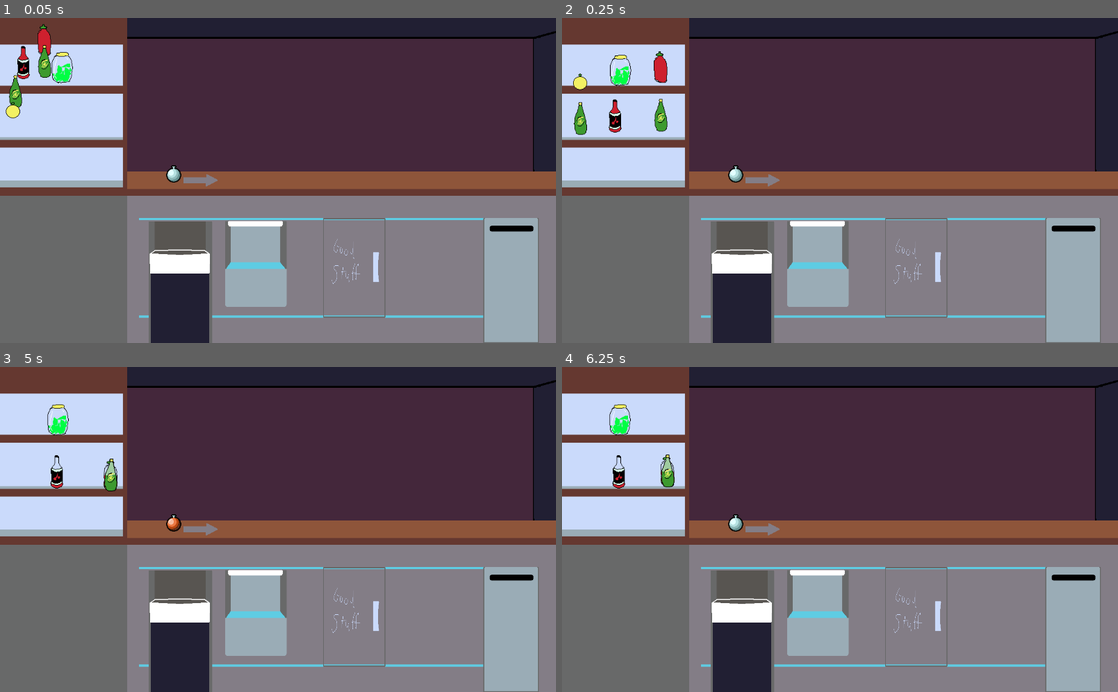
Above: before the commit, frames 1-4 (two rows, left to right).
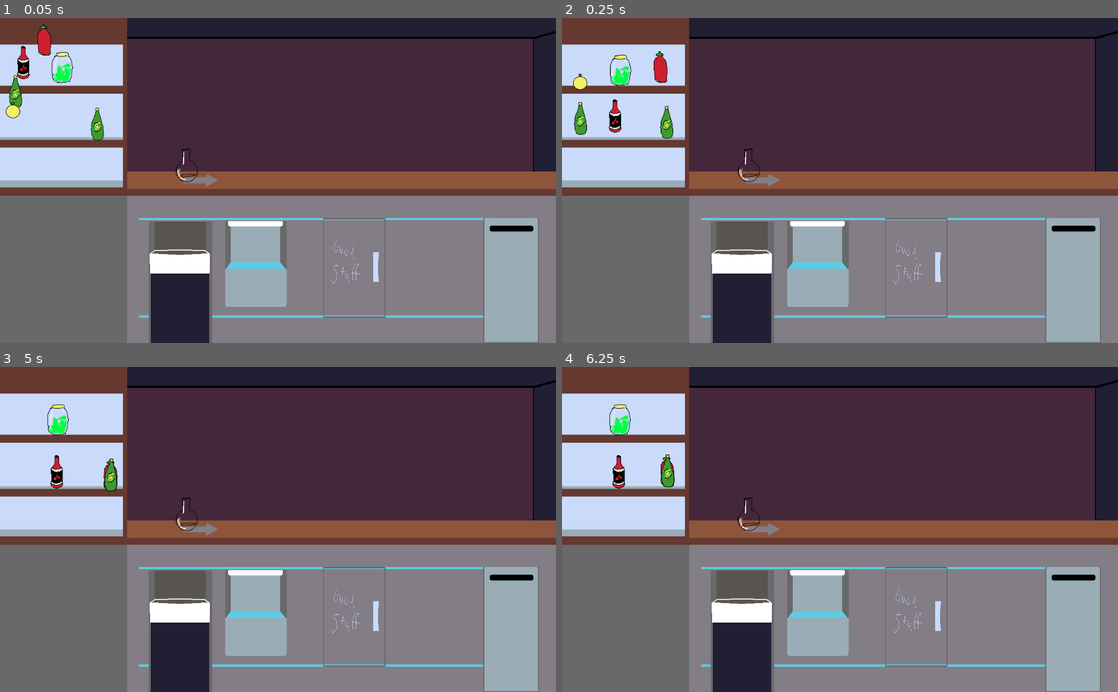
Above: after the commit, the same moments.

Repository: MoonTrain/Chill2022
Game: Godot game, scene res://Node.tscn
The game is run twice, just before and just after one commit, with the same random seed, the same clock (stepped at 60 frames per second) and the same inputs. The project has no main scene, so this scene is started directly.
Inputs (mouse positions are in pixels of both pictures, inside the frame that each line leads up to):
- Up to frame 1 (0.05 s): no input
- Up to frame 2 (0.25 s): no input
- Up to frame 3 (5 s): drag from (16, 471) to (105, 419) at 0.52 s; drag from (16, 419) to (105, 471) at 1.27 s; move the mouse to (55, 419) at 2.02 s; hold Right (move_right) 2.03-2.75 s; click (55, 419) at 2.1 s; drag from (105, 419) to (111, 480) at 2.77 s; drag from (55, 471) to (172, 523) at 3.52 s; drag from (105, 471) to (172, 523) at 4.27 s
- Up to frame 4 (6.25 s): hold Down (move_down) 5.03-5.75 s; click (734, 523) at 5.1 s; drag from (756, 448) to (728, 545) at 5.77 s

The runs differ from the first frame. In frame 1, 0.5% of the frame differs, in the area x 6-36%, y 8-51%; in frame 2, 0.4%; in frame 3, 0.3%; in frame 4, 0.3%.

Commit message:
Added Slides

Diff:
--- a/Alchebar/BarScene.gd
+++ b/Alchebar/BarScene.gd
@@ -88,11 +88,7 @@
 		pos+=1
 
 
-func _on_DropDrink_serveDrink():
-	submitMix()
-	makeRequest()
-	for i in request:
-		print(i)
+
 
 
 func _on_RedPot3_addDrink():
@@ -129,3 +125,10 @@
 	for i in toAdd:
 		curMix[pos]+=i
 		pos+=1
+
+
+func _on_DrinkServe_serveDrink():
+	submitMix()
+	makeRequest()
+	for i in request:
+		print(i)
--- /dev/null
+++ b/Alchebar/DrinkServe.gd
@@ -0,0 +1,61 @@
+extends Node2D
+var fullTex = preload("res://art/Full-Orange.png")
+var halfTex = preload("res://art/Half-Orange.png")
+var emptyTex = preload("res://art/glass2Empty.png")
+var curVar = 0
+signal serveDrink
+var selected = false
+var targetNode
+onready var bottleSprite = get_node("Bottle")
+var restPoint
+var served = false
+
+func _ready():
+	restPoint = global_position
+	targetNode = get_tree().get_nodes_in_group("slideTarget")
+
+func select():
+	if(curVar <2):
+		curVar += 1
+	switchTexture()
+
+func _input(event):
+	if event is InputEventMouseButton:
+		if event.button_index == BUTTON_LEFT and not event.pressed:
+			selected = false
+
+func switchTexture():
+	if(curVar==0):
+		bottleSprite.set_texture(emptyTex)
+	elif(curVar==1):
+		bottleSprite.set_texture(halfTex)
+	elif(curVar==2):
+		bottleSprite.set_texture(fullTex)
+
+func _physics_process(delta):
+	if served:
+		global_position = lerp(global_position, Vector2(1500, 272), 5*delta)
+		if(global_position[0] > 1400):
+			served = false
+
+	else:
+		if selected:
+			global_position = lerp(global_position, get_global_mouse_position(), 25*delta)
+			look_at(get_global_mouse_position())
+		else:
+			global_position = lerp(global_position, restPoint, 10*delta)
+			rotation = lerp_angle(rotation, 0, 10*delta)
+
+func _on_Area2D_input_event(viewport, event, shape_idx):
+	if(Input.is_action_just_pressed("click")):
+		selected = true
+
+
+
+func _on_SlideLocation_mouseEntered():
+	if selected:
+		selected = false
+		served = true
+		curVar = 0
+		emit_signal("serveDrink")
+		switchTexture()
--- /dev/null
+++ b/Alchebar/DrinkServe.tscn
@@ -0,0 +1,24 @@
+[gd_scene load_steps=4 format=2]
+
+[ext_resource path="res://art/glass2Empty.png" type="Texture" id=1]
+[ext_resource path="res://DrinkServe.gd" type="Script" id=2]
+
+[sub_resource type="CircleShape2D" id=1]
+radius = 33.0606
+
+[node name="DrinkServe" type="Node2D"]
+script = ExtResource( 2 )
+
+[node name="Bottle" type="Sprite" parent="."]
+texture = ExtResource( 1 )
+
+[node name="Area2D" type="Area2D" parent="."]
+__meta__ = {
+"_edit_group_": true,
+"_edit_lock_": true
+}
+
+[node name="CollisionShape2D" type="CollisionShape2D" parent="Area2D"]
+shape = SubResource( 1 )
+
+[connection signal="input_event" from="Area2D" to="." method="_on_Area2D_input_event"]
--- a/Alchebar/Node.tscn
+++ b/Alchebar/Node.tscn
@@ -1,14 +1,21 @@
-[gd_scene load_steps=7 format=2]
+[gd_scene load_steps=8 format=2]
 
 [ext_resource path="res://DropZone.tscn" type="PackedScene" id=1]
 [ext_resource path="res://RedPot.tscn" type="PackedScene" id=2]
-[ext_resource path="res://DropDrink.tscn" type="PackedScene" id=3]
+[ext_resource path="res://DrinkServe.tscn" type="PackedScene" id=3]
 [ext_resource path="res://BarScene.gd" type="Script" id=4]
 [ext_resource path="res://art/Alchemy_Bar_v2.png" type="Texture" id=5]
 [ext_resource path="res://audio/jazz.mp3" type="AudioStream" id=6]
+[ext_resource path="res://SlideLocation.tscn" type="PackedScene" id=7]
 
 [node name="BarScene" type="Node"]
 script = ExtResource( 4 )
+
+[node name="SlideLocation" parent="." instance=ExtResource( 7 )]
+position = Vector2( 744, 296 )
+
+[node name="DrinkServe" parent="." instance=ExtResource( 3 )]
+position = Vector2( 344, 272 )
 
 [node name="RedPot" parent="." instance=ExtResource( 2 )]
 position = Vector2( 24, 96 )
@@ -24,9 +31,7 @@
 [node name="RedPot5" parent="." instance=ExtResource( 2 )]
 
 [node name="RedPot6" parent="." instance=ExtResource( 2 )]
-
-[node name="DropDrink" parent="." instance=ExtResource( 3 )]
-position = Vector2( 320, 288 )
+position = Vector2( 168, 200 )
 
 [node name="DropZone3" parent="." instance=ExtResource( 1 )]
 position = Vector2( 34.5961, 193 )
@@ -76,10 +81,11 @@
 stream = ExtResource( 6 )
 autoplay = true
 
+[connection signal="mouseEntered" from="SlideLocation" to="DrinkServe" method="_on_SlideLocation_mouseEntered"]
+[connection signal="serveDrink" from="DrinkServe" to="." method="_on_DrinkServe_serveDrink"]
 [connection signal="addDrink" from="RedPot" to="." method="_on_RedPot_addDrink"]
 [connection signal="addDrink" from="RedPot2" to="." method="_on_RedPot2_addDrink"]
 [connection signal="addDrink" from="RedPot3" to="." method="_on_RedPot3_addDrink"]
 [connection signal="addDrink" from="RedPot4" to="." method="_on_RedPot4_addDrink"]
 [connection signal="addDrink" from="RedPot5" to="." method="_on_RedPot5_addDrink"]
 [connection signal="addDrink" from="RedPot6" to="." method="_on_RedPot6_addDrink"]
-[connection signal="serveDrink" from="DropDrink" to="." method="_on_DropDrink_serveDrink"]
--- /dev/null
+++ b/Alchebar/SlideLocation.gd
@@ -0,0 +1,8 @@
+extends Position2D
+signal mouseEntered
+# Called when the node enters the scene tree for the first time.
+func _ready():
+	pass # Replace with function body.
+
+func _on_Area2D_mouse_entered():
+	emit_signal("mouseEntered")
--- /dev/null
+++ b/Alchebar/SlideLocation.tscn
@@ -0,0 +1,16 @@
+[gd_scene load_steps=3 format=2]
+
+[ext_resource path="res://SlideLocation.gd" type="Script" id=1]
+
+[sub_resource type="RectangleShape2D" id=1]
+extents = Vector2( 163, 38 )
+
+[node name="SlideLocation" type="Position2D" groups=["slideTarget"]]
+script = ExtResource( 1 )
+
+[node name="Area2D" type="Area2D" parent="."]
+
+[node name="CollisionShape2D" type="CollisionShape2D" parent="Area2D"]
+shape = SubResource( 1 )
+
+[connection signal="mouse_entered" from="Area2D" to="." method="_on_Area2D_mouse_entered"]
